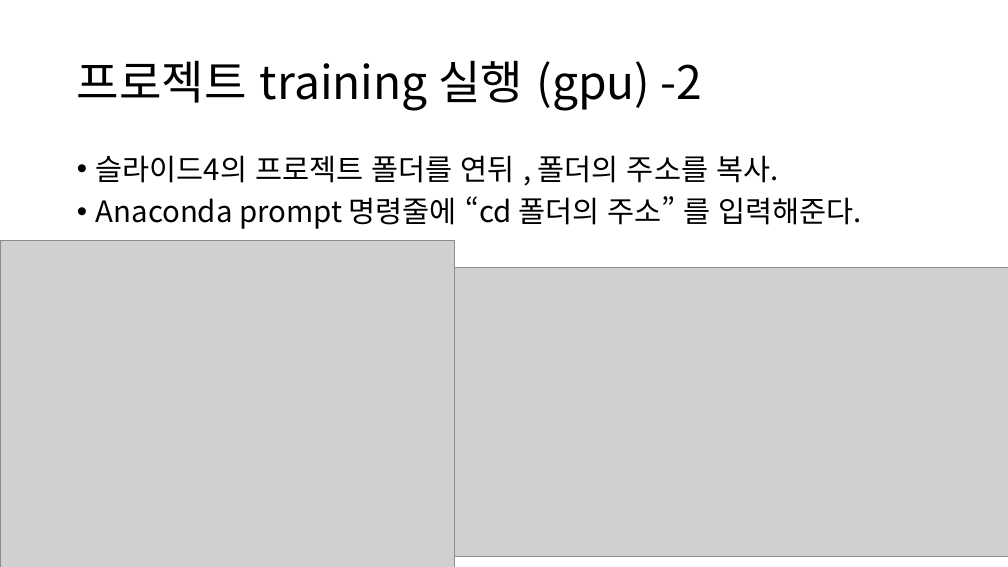
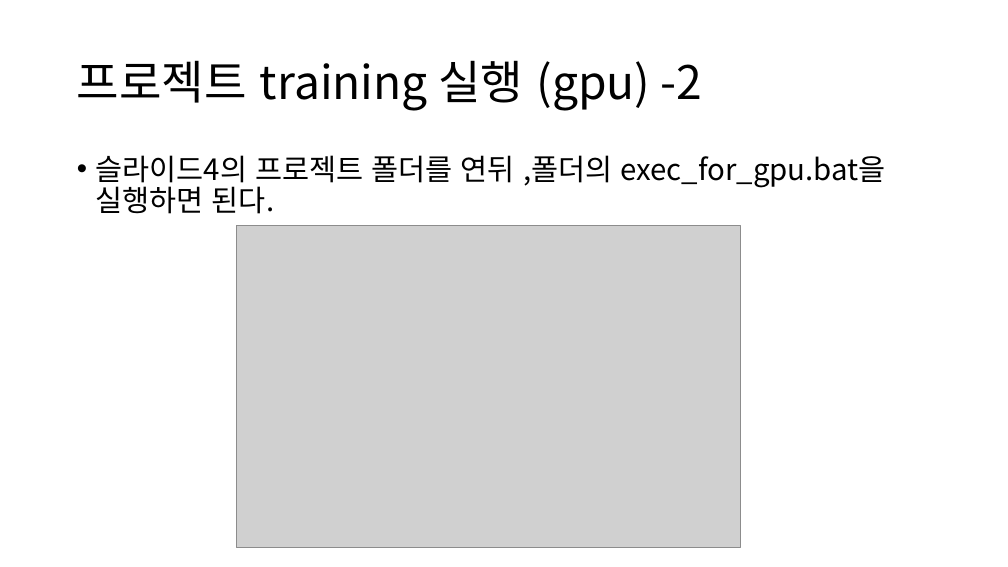
Before and after one commit to DuaNoDo/object-detection, a slide deck: slide 7 of 객체탐지.pptx. Drawn at 1008x567 pixels with LibreOffice and Linux fonts; fonts in the diff are those of the drawing; grey boxes stand for pictures. Boxes give left, top, right and bottom in pixels: in the first picture for what was removed or moved away, otherwise in the second. Text is boxed around its words. In the diff, an @@ line names an element or a change of style, - is before the commit and + after.

```diff
--- a/객체탐지.pptx
+++ b/객체탐지.pptx
@@ text at (96, 155, 885, 214): text changed @@
-• 슬라이드4의 프로젝트 폴더를 연뒤 , 폴더의 주소를 복사.
-• Anaconda prompt 명령줄에 “cd 폴더의 주소” 를 입력해준다.
+• 슬라이드4의 프로젝트 폴더를 연뒤 ,폴더의 exec_for_gpu.bat을 실행하면 된다.
@@ picture added at (237, 225, 740, 547) @@
@@ picture removed at (0, 240, 454, 567) @@
@@ picture removed at (454, 268, 1008, 557) @@
```
Also in this commit, not shown: 1 other slide changed, 2 slides removed, 2 other files.
